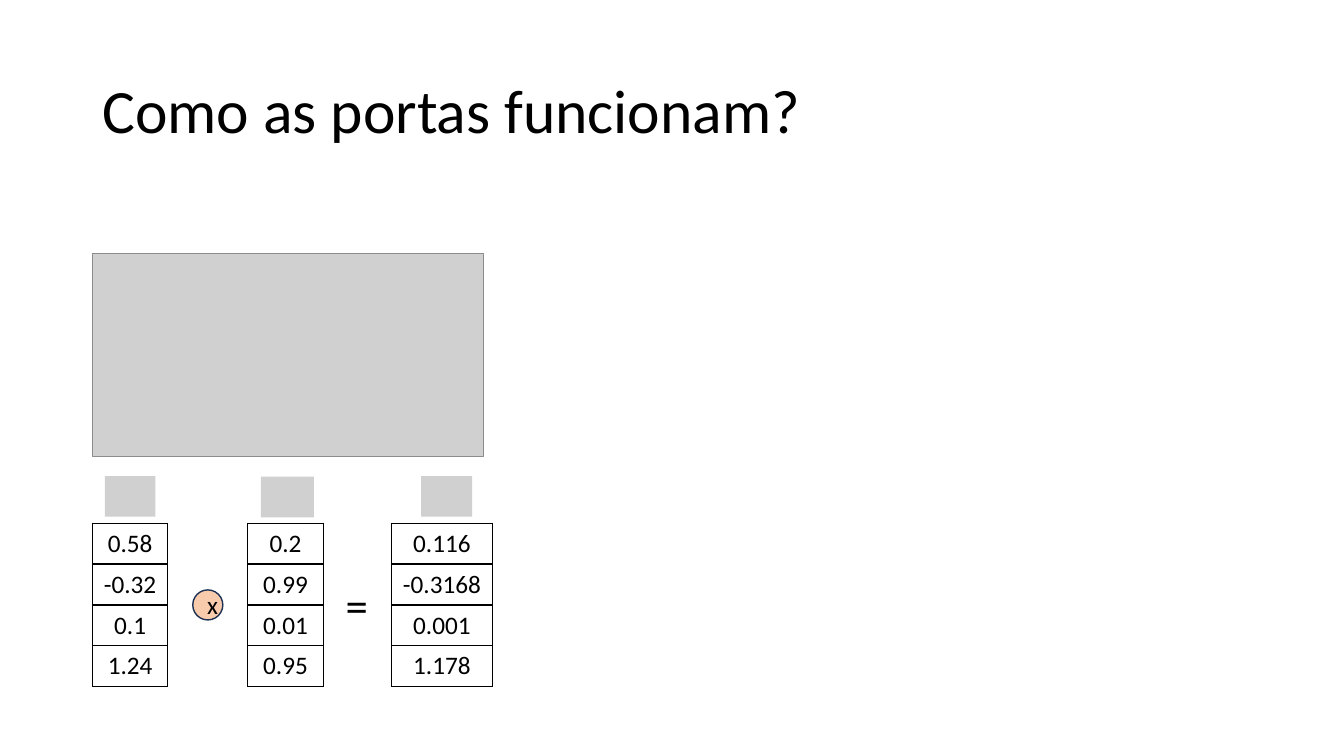
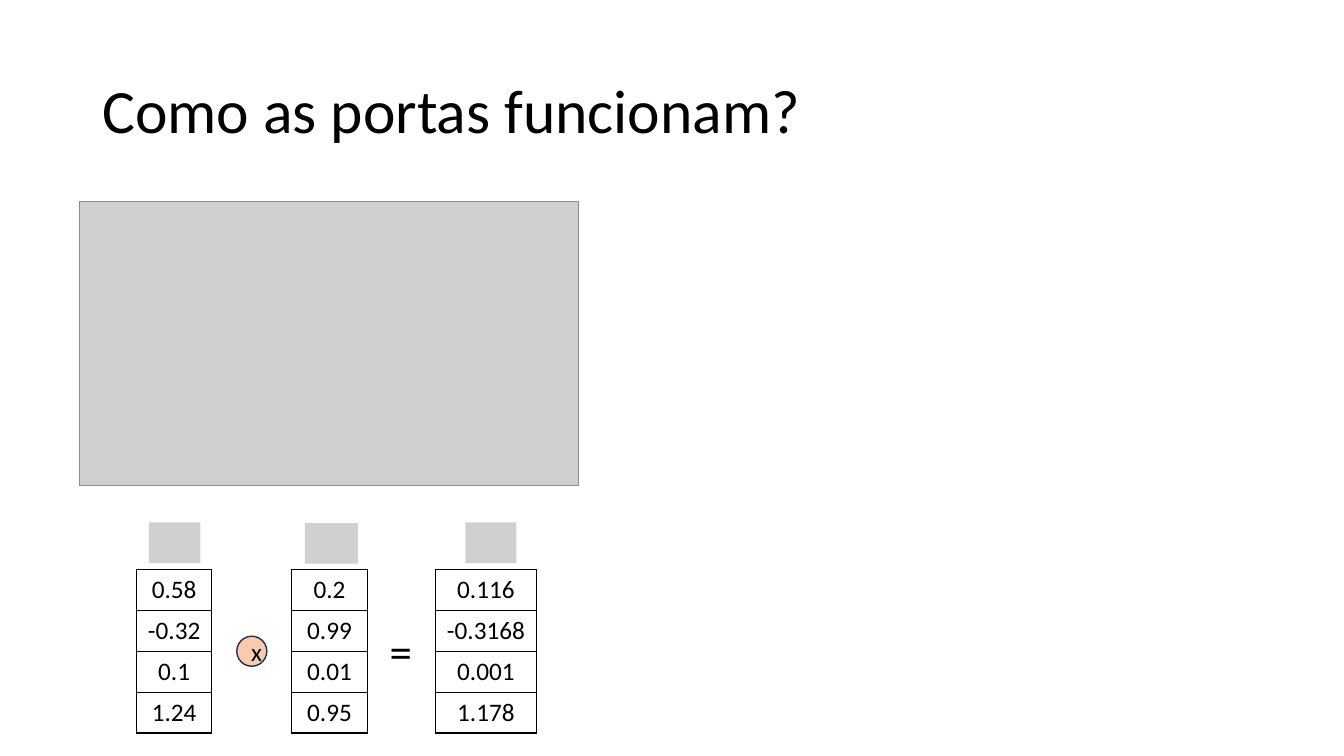
Before and after one commit to zz4fap/c24_inteligencia_artificial, a slide deck: slide 45 of slides/C24_RNN.pptx. Drawn at 1344x756 pixels with LibreOffice and Linux fonts; fonts in the diff are those of the drawing; grey boxes stand for pictures. Boxes give left, top, right and bottom in pixels: in the first picture for what was removed or moved away, otherwise in the second. Text is boxed around its words. In the diff, an @@ line names an element or a change of style, - is before the commit and + after.

```diff
--- a/slides/C24_RNN.pptx
+++ b/slides/C24_RNN.pptx
@@ picture: place and size @@
-picture at <box>93,253,484,456</box>
+picture at <box>80,202,579,486</box>
@@ picture removed at <box>105,476,155,516</box> @@
@@ picture removed at <box>261,477,315,517</box> @@
@@ picture removed at <box>421,476,473,516</box> @@
@@ picture added at <box>149,522,201,563</box> @@
@@ picture added at <box>304,523,358,564</box> @@
@@ picture added at <box>466,522,517,563</box> @@
@@ 3 tables, 1 ellipse, 1 text: place and size @@
-3 tables, 1 ellipse, 1 text at <box>93,523,493,687</box>
+3 tables, 1 ellipse, 1 text at <box>136,570,537,733</box>
```
Also in this commit, not shown: 13 other slides changed, 1 slide added, 1 other file.
